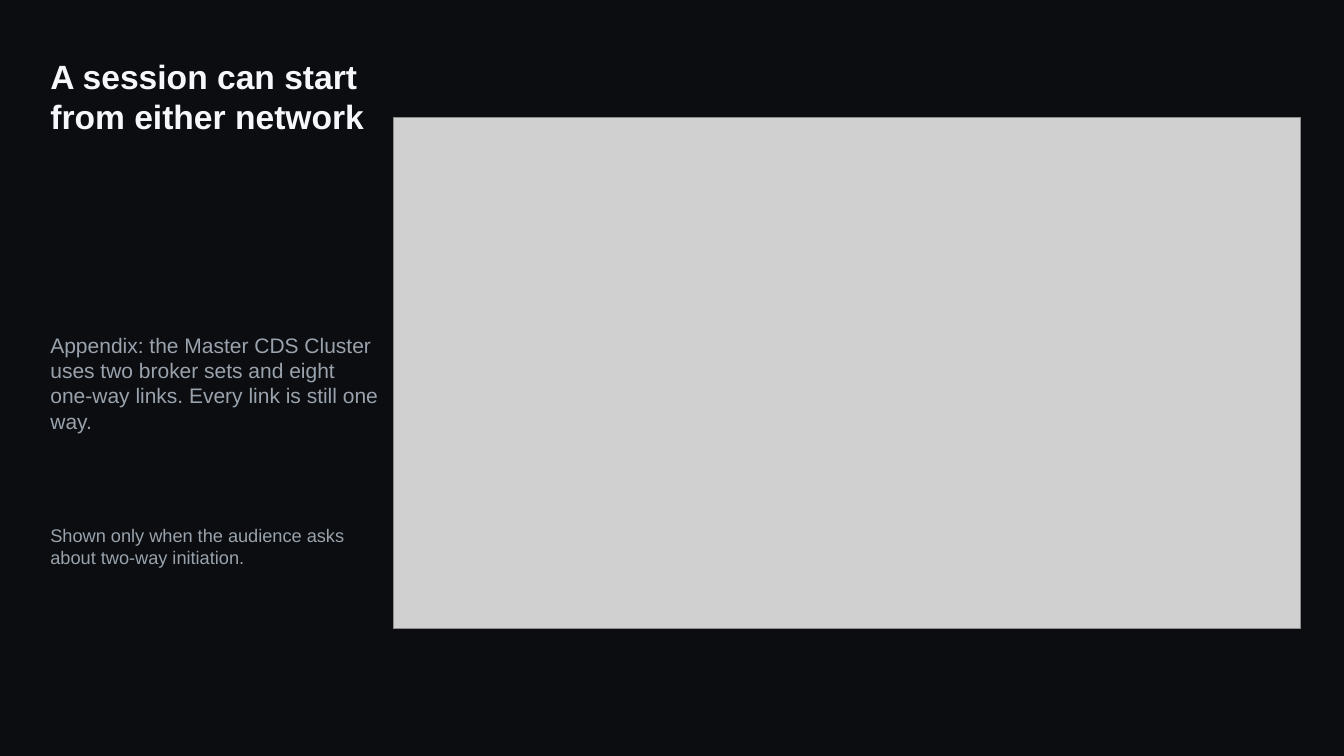
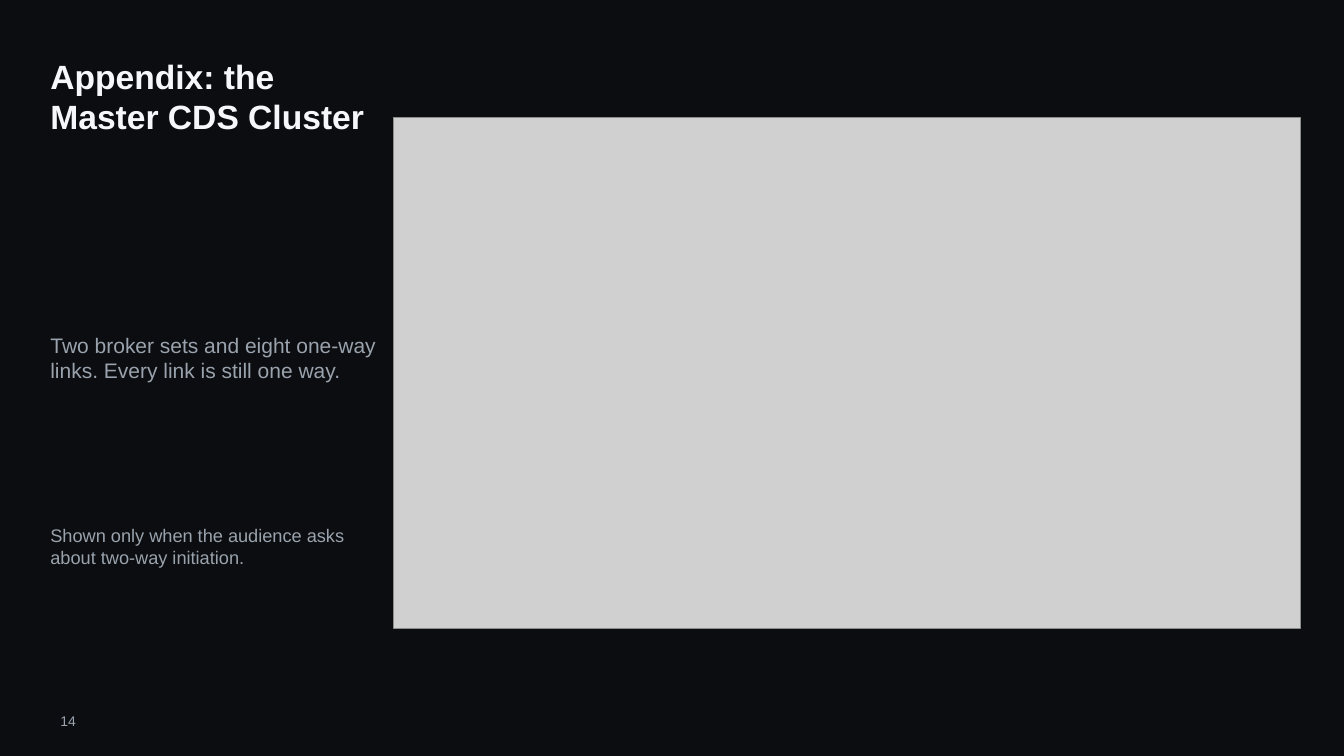
Before and after one commit to hybridus/DFX_Marketing, a slide deck: slide 14 of Projects/03_Presales_Master_Deck/pilot/DFX_Master_deck.pptx (slide 13 before the commit). Drawn at 1344x756 pixels with LibreOffice and Linux fonts; fonts in the diff are those of the drawing; grey boxes stand for pictures; background and template pictures are left out. Boxes give left, top, right and bottom in pixels: in the first picture for what was removed or moved away, otherwise in the second. Text is boxed around its words. In the diff, an @@ line names an element or a change of style, - is before the commit and + after.

```diff
--- a/Projects/03_Presales_Master_Deck/pilot/DFX_Master_deck.pptx
+++ b/Projects/03_Presales_Master_Deck/pilot/DFX_Master_deck.pptx
@@ text at [50, 64, 364, 130]: text changed @@
-A session can start from either network
+Appendix: the Master CDS Cluster
@@ text at [50, 338, 375, 383]: text changed @@
-Appendix: the Master CDS Cluster uses two broker sets and eight one-way links. Every link is still one way.
+Two broker sets and eight one-way links. Every link is still one way.
@@ page number added at [60, 716, 76, 726], 10 pt, text #9AA3AD @@
+14
```
Also in this commit, not shown: 20 other slides changed, 2 slides added, 1 slide removed, 11 other files.
